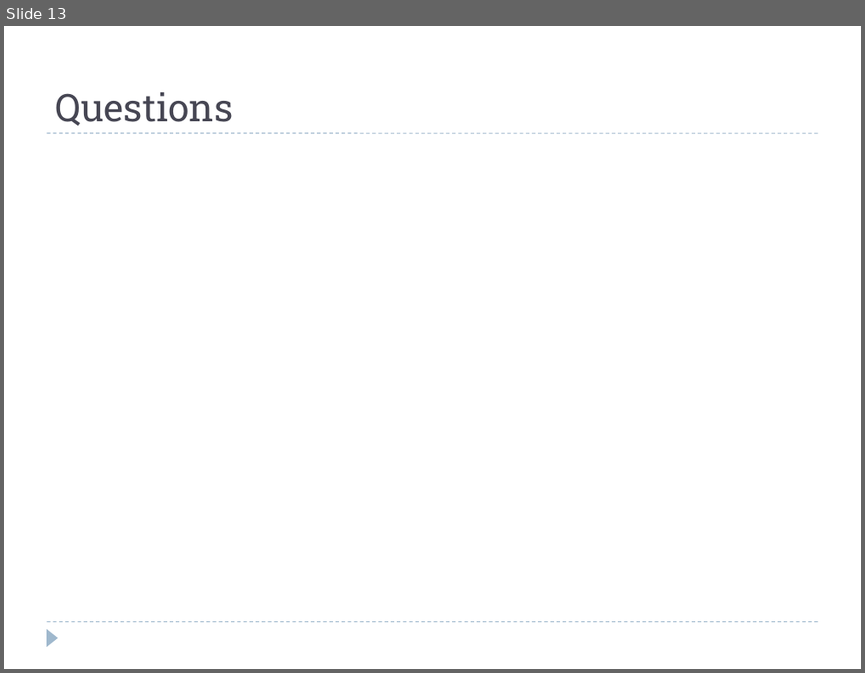
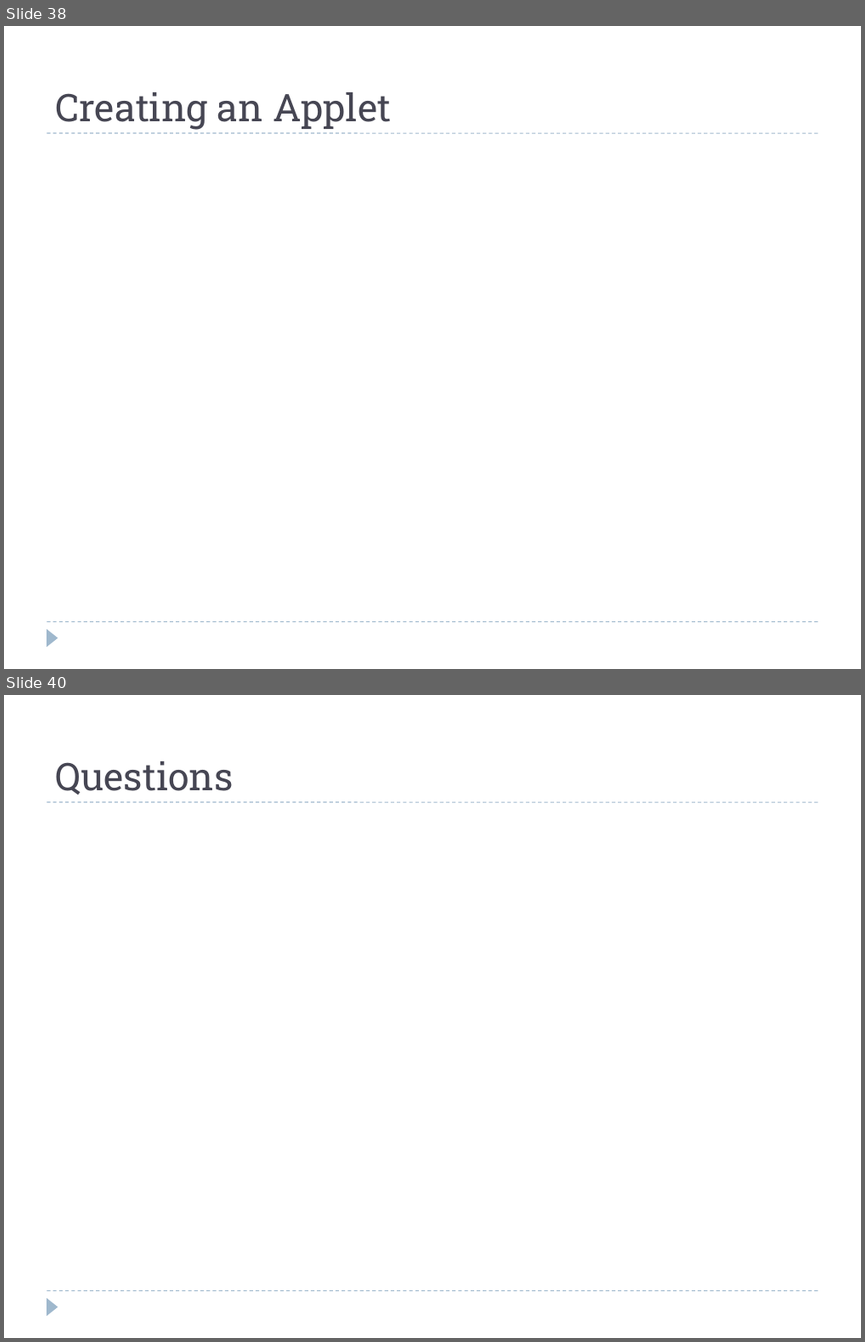
Before and after one commit to fujiboy/JavaClass_2013_Summer, a slide deck: Introduction to Java Programming.pptx. Shown one above the other, each under a label of ours: slide 13 before the commit, slides 38 and 40 after it; the slides between them are not shown. The pictures are 865x673 and 865x1342 pixels, drawn with LibreOffice and Linux fonts; fonts in the diff are those of the drawing; background and template pictures are left out. Boxes give left, top, right and bottom in pixels: in the first picture for what was removed or moved away, otherwise in the second. Text is boxed around its words. In the diff, an @@ line names an element or a change of style, - is before the commit and + after.

```diff
--- a/Introduction to Java Programming.pptx
+++ b/Introduction to Java Programming.pptx
@@ slide 38 added at [4, 26, 861, 669], background #FFFFFF; not listed: 3 template elements that a slide beside it also shows @@
@@ title added at [55, 92, 391, 130], 32 pt, text #464653 @@
+Creating an Applet
@@ what was slide 13 is now slide 40 @@
```
Also in this commit, not shown: 1 slide changed, 14 other slides added, 3 slides removed, 3 other files.
